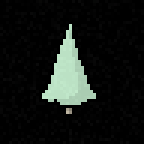
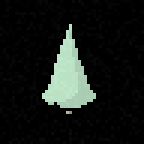
Two versions of the same layered image (144x144). Layer-by-layer changes:
painted on "Edge" over [45, 99, 93, 111]
painted on "Tree copy" over [48, 96, 93, 108]
painted on "Tree" over [45, 96, 72, 105]
